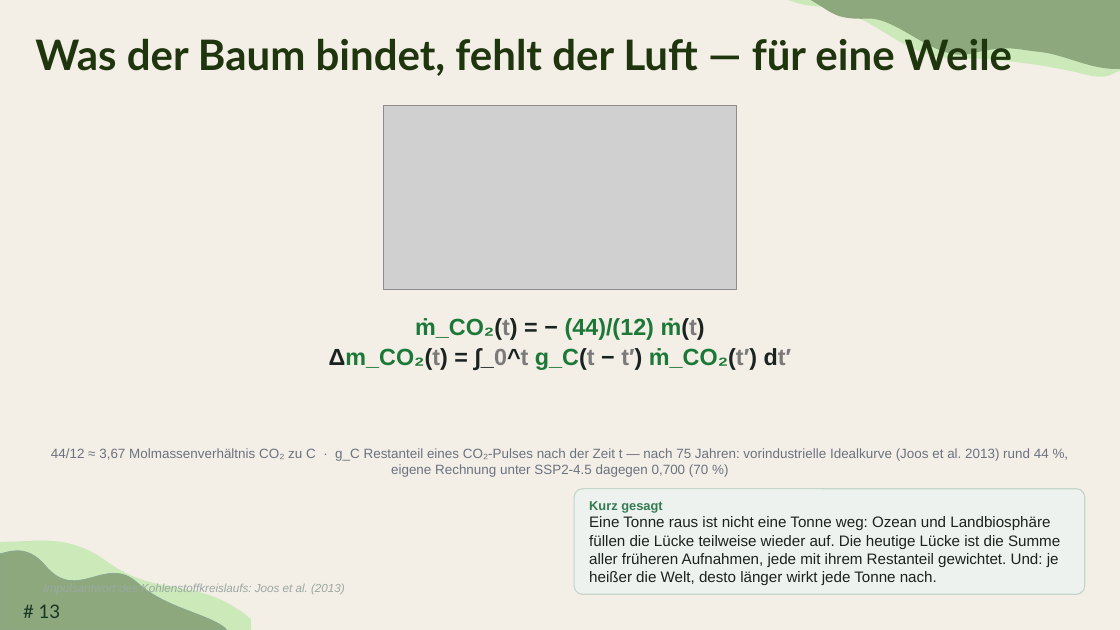
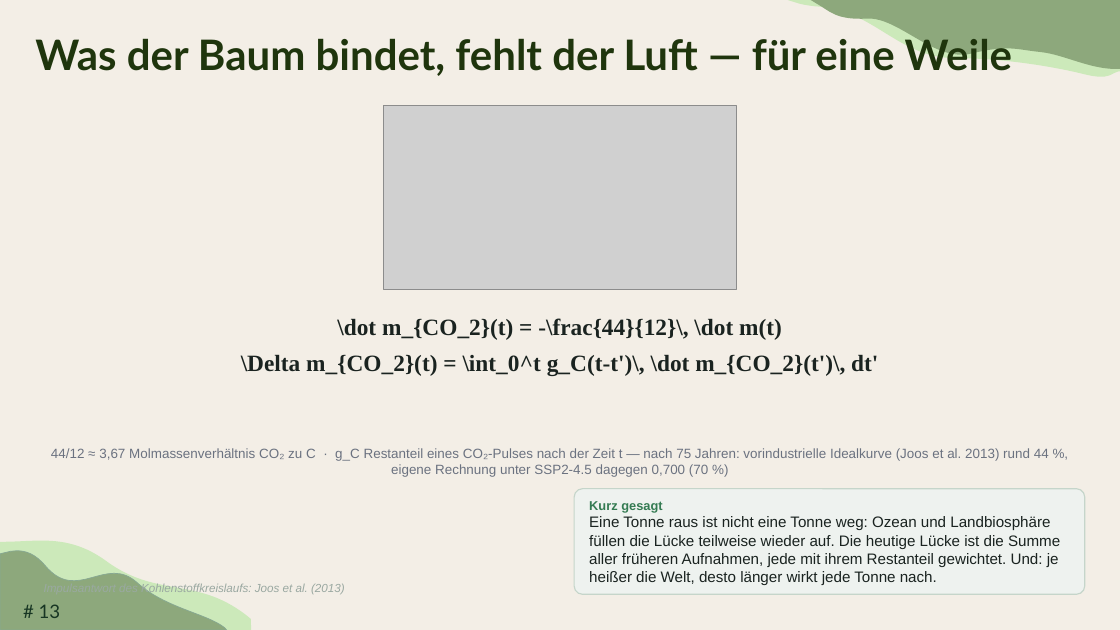
Before and after one commit to TimoDiepers/woodway, a slide deck: slide 13 of docs/slides/dissvortrag.pptx. Drawn at 1120x630 pixels with LibreOffice and Linux fonts; fonts in the diff are those of the drawing; grey boxes stand for pictures; background and template pictures are left out. Boxes give left, top, right and bottom in pixels: in the first picture for what was removed or moved away, otherwise in the second. Text is boxed around its words. In the diff, an @@ line names an element or a change of style, - is before the commit and + after.

```diff
--- a/docs/slides/dissvortrag.pptx
+++ b/docs/slides/dissvortrag.pptx
@@ text at (x1=241, y1=318, x2=878, y2=376): text changed; font Arial to Times New Roman; text colour #1B7837 to #1A2320 @@
-ṁ_CO₂(t) = − (44)/(12) ṁ(t)
-Δm_CO₂(t) = ∫_0^t g_C(t − t′) ṁ_CO₂(t′) dt′
+\dot m_{CO_2}(t) = -\frac{44}{12}\, \dot m(t)
+\Delta m_{CO_2}(t) = \int_0^t g_C(t-t')\, \dot m_{CO_2}(t')\, dt'
```
Also in this commit, not shown: 9 other slides changed, 1 slide removed, 4 other files.
